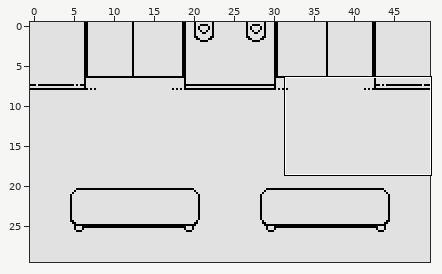
Two states of a LDtk project, source/levels/world.ldtk. Above, an overview of the earlier version with the close-up marked.
Close-up. Before the edit:
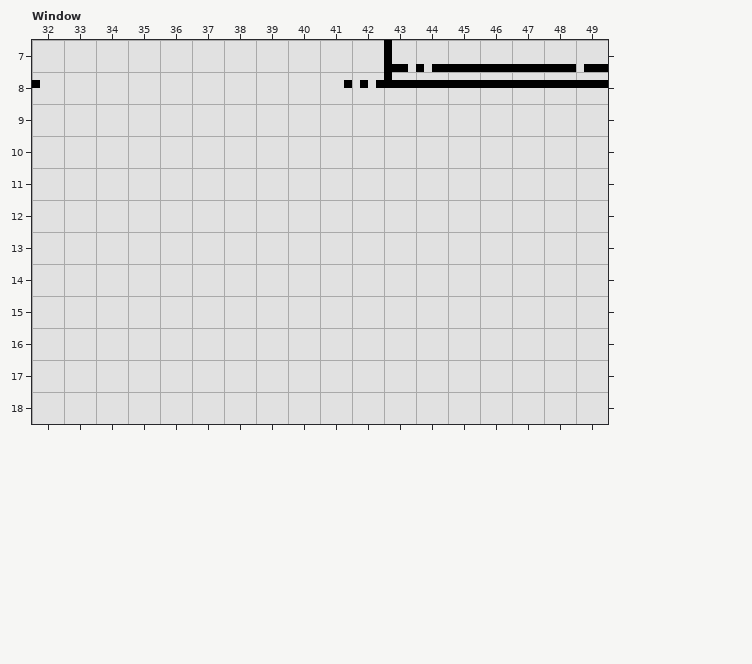
Cells are 8x8 px. Shown: Window x 32..49, y 7..18. The commit also changed other parts of the map, which this record leaves out.
New version:
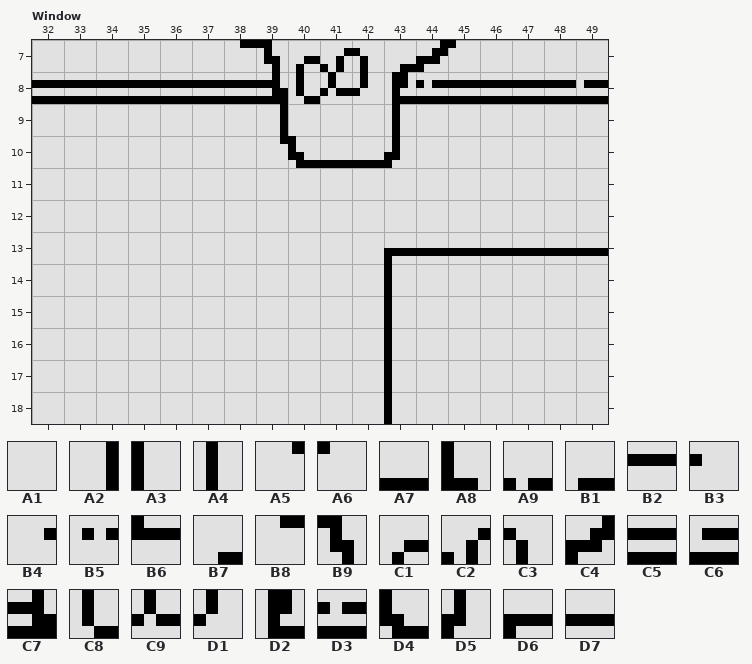
Key: from "Elevators_table_8_8": A1 0, A2 6, A3 7, A4 29, A5 120, A6 129, A7 308, A8 393, A9 394, B1 399, B2 400, B3 408, B4 417, B5 418, B6 443, B7 1029, B8 1319; from "Window_table_8_8": B9 389, C1 390, C2 391, C3 392, C4 394, C5 401, C6 406, C7 439, C8 440, C9 441, D1 442, D2 443, D3 444, D4 540, D5 543, D6 693, D7 694.
__ is an empty cell, .. an unchanged one.
Tiles of an added or newly shown layer are drawn over the layers below it.
The exact change:
--- layer "Elevators"
@@ x 32..49 @@
- 7 .. .. .. .. .. .. A1 A1 A1 A1 A1 A8 A9 A7 A7 A7 A7 B1
- 8 B3 A1 A1 A1 A1 A1 A1 A1 A1 B4 B5 B6 B2 B2 B2 B2 B2 B2
- 9 .. .. .. .. .. .. .. A1 .. .. .. A1 .. .. .. .. .. ..
-10 .. .. .. .. .. .. .. A1 A1 A1 A1 A1 .. .. .. .. .. ..
+ 7 .. .. .. .. .. .. __ __ __ __ __ __ __ __ __ __ __ __
+ 8 __ __ __ __ __ __ __ __ __ __ __ __ __ __ __ __ __ __
+ 9 .. .. .. .. .. .. .. __ .. .. .. __ .. .. .. .. .. ..
+10 .. .. .. .. .. .. .. __ __ __ __ __ .. .. .. .. .. ..
@@ x 43..49 @@
-13 A1 A1 A1 A1 A1 A1 A1
-14 A1 .. .. .. .. .. ..
-15 A1 .. .. .. .. .. ..
-16 A1 .. .. .. .. .. ..
-17 A1 .. .. .. .. .. ..
-18 A1 .. .. .. .. .. ..
+13 __ __ __ __ __ __ __
+14 __ .. .. .. .. .. ..
+15 __ .. .. .. .. .. ..
+16 __ .. .. .. .. .. ..
+17 __ .. .. .. .. .. ..
+18 __ .. .. .. .. .. ..
--- layer "Window" (added)
@@ x 32..49 @@
- 7 .. .. .. .. .. .. __ __ __ __ __ __ __ __ __ __ __ __
- 8 __ __ __ __ __ __ __ __ __ __ __ __ __ __ __ __ __ __
- 9 .. .. .. .. .. .. .. __ .. .. .. __ .. .. .. .. .. ..
-10 .. .. .. .. .. .. .. __ __ __ __ __ .. .. .. .. .. ..
+ 7 .. .. .. .. .. .. B8 B9 C1 C2 C3 B7 C4 A6 A1 A1 A1 A1
+ 8 C5 C5 C5 C5 C5 C5 C5 C7 C8 C9 D1 D2 D3 C5 C5 C5 C5 C6
+ 9 .. .. .. .. .. .. .. A2 .. .. .. A4 .. .. .. .. .. ..
+10 .. .. .. .. .. .. .. A5 D4 A7 A7 D5 .. .. .. .. .. ..
@@ x 43..49 @@
-13 __ __ __ __ __ __ __
-14 __ .. .. .. .. .. ..
-15 __ .. .. .. .. .. ..
-16 __ .. .. .. .. .. ..
-17 __ .. .. .. .. .. ..
-18 __ .. .. .. .. .. ..
+13 D6 D7 D7 D7 D7 D7 D7
+14 A3 .. .. .. .. .. ..
+15 A3 .. .. .. .. .. ..
+16 A3 .. .. .. .. .. ..
+17 A3 .. .. .. .. .. ..
+18 A3 .. .. .. .. .. ..
Changed places in both close-ups, as pixel boxes (x1, y1, x2, y2):
changed: (32, 40, 608, 168)
changed: (384, 248, 608, 424)
